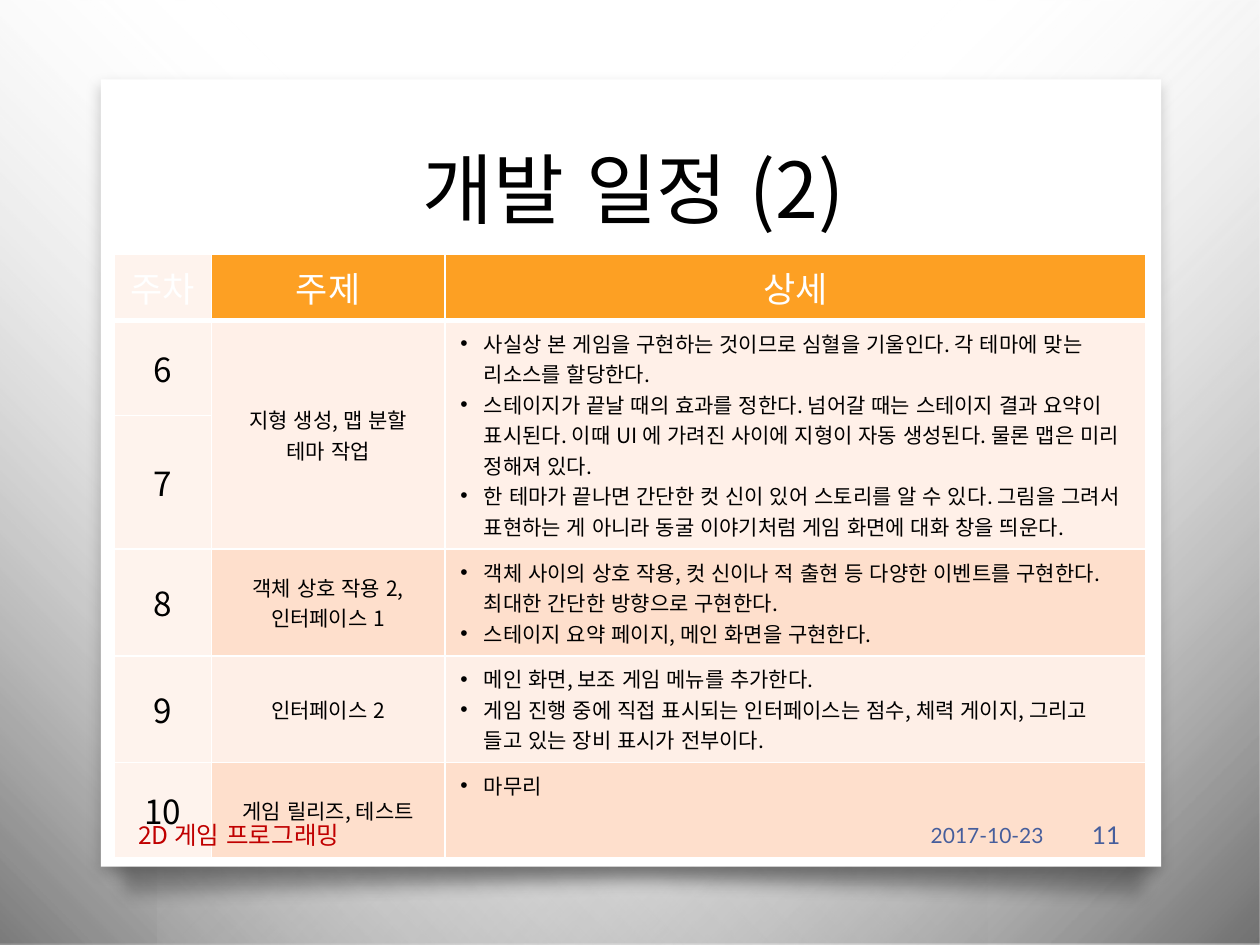
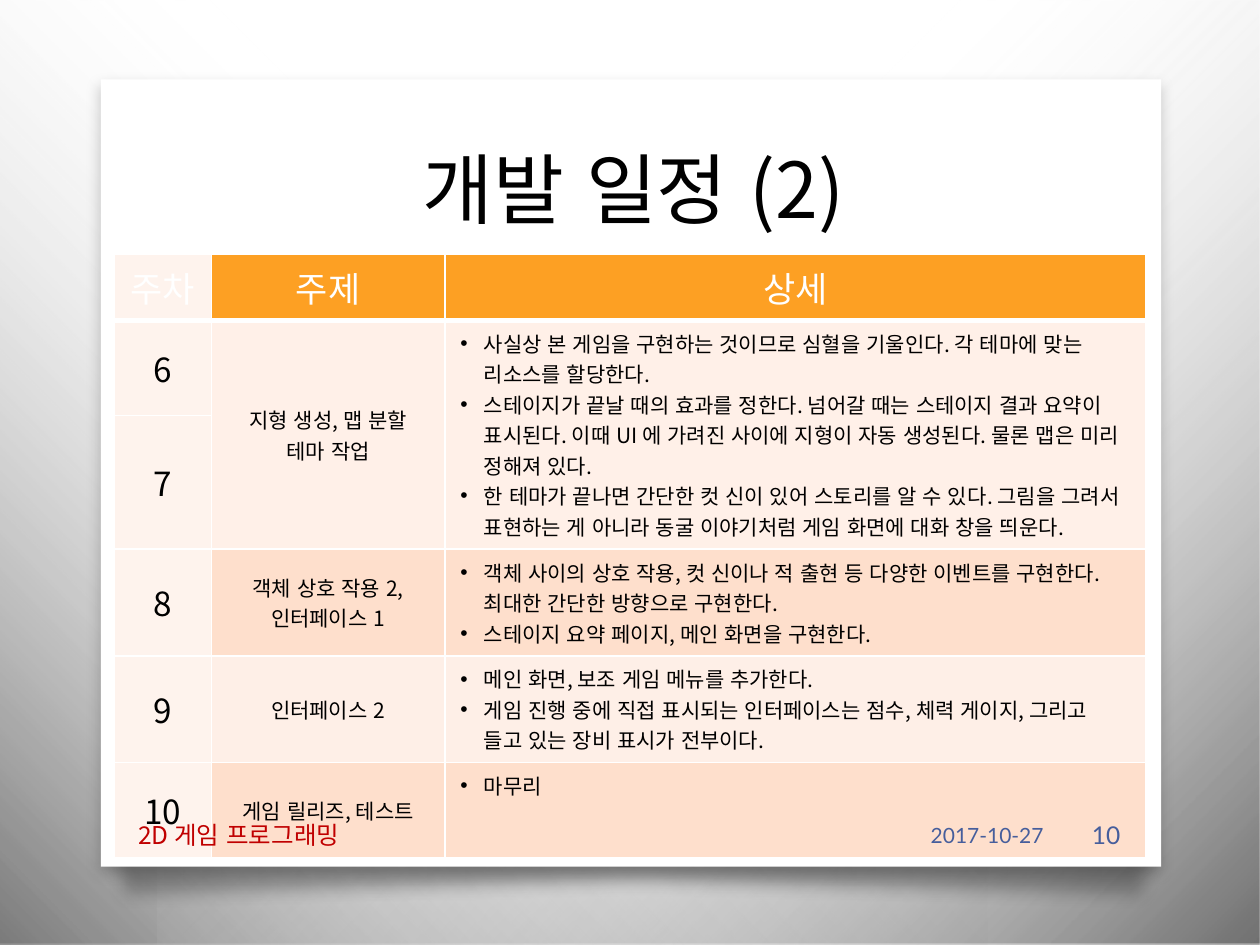
Before and after one commit to iconstudio/2017-Platformer, a slide deck: slide 10 of slides/2016180042_진윤성_2DGP_1차발표.pptx (slide 11 before the commit). Drawn at 1260x945 pixels with LibreOffice and Linux fonts; fonts in the diff are those of the drawing; background and template pictures are left out. Boxes give left, top, right and bottom in pixels: in the first picture for what was removed or moved away, otherwise in the second. Text is boxed around its words. In the diff, an @@ line names an element or a change of style, - is before the commit and + after.

```diff
--- a/slides/2016180042_진윤성_2DGP_1차발표.pptx
+++ b/slides/2016180042_진윤성_2DGP_1차발표.pptx
@@ text at (931,828,1044,843): text changed @@
-2017-10-23
+2017-10-27
@@ page number at (1092,826,1120,844): text changed @@
-11
+10
```
Also in this commit, not shown: 9 other slides changed, 2 slides removed, 8 other files.
